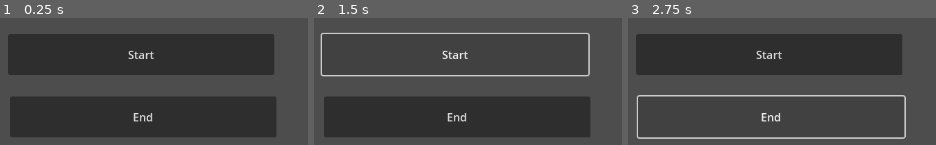
Above: before the commit, frames 1-3 (left to right).
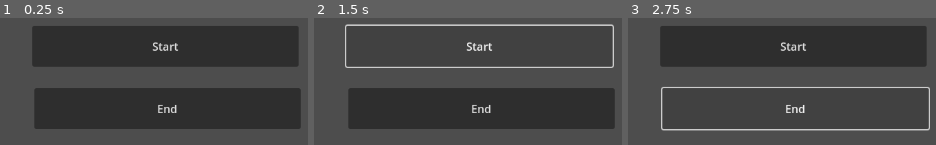
Above: after the commit, the same moments.

Repository: tvillega/DinoPlasmaStudios-MenuGame
Game: Godot game, scene res://scenes/main.tscn
Two runs of this game, one before a commit and one after it. Both use one fixed random seed, a clock stepped at 60 frames per second and the inputs below. The project has no main scene, so this scene is started directly.
Inputs:
- Up to frame 1 (0.25 s): no input
- Up to frame 2 (1.5 s): click "Start" at 0.5 s; click "Start" at 1.25 s
- Up to frame 3 (2.75 s): click "End" at 2 s

The runs differ from the first frame. In frame 1, 31% of the frame differs, in the area x 2-98%, y 6-94%; in frame 2, 22%; in frame 3, 21%.

Commit message:
forgot to save lol

Diff:
--- a/scenes/main.tscn
+++ b/scenes/main.tscn
@@ -6,36 +6,47 @@
 [sub_resource type="RectangleShape2D" id="RectangleShape2D_o5qli"]
 size = Vector2(1117.5, 45.25)
 
+[sub_resource type="RectangleShape2D" id="RectangleShape2D_0wfyh"]
+size = Vector2(92.5, 88.75)
+
 [node name="Main" type="Node2D"]
 
 [node name="Start" type="Area2D" parent="."]
 
 [node name="CollisionShape2D" type="CollisionShape2D" parent="Start"]
-position = Vector2(565.25, 122.75)
+position = Vector2(600.25, 110.75)
 shape = SubResource("RectangleShape2D_sgp6g")
 
 [node name="Button" type="Button" parent="Start"]
-offset_left = 372.0
-offset_top = 94.0
-offset_right = 756.0
-offset_bottom = 153.0
+offset_left = 407.0
+offset_top = 82.0
+offset_right = 791.0
+offset_bottom = 141.0
 text = "Start"
+metadata/_edit_use_anchors_ = true
 
 [node name="End" type="Area2D" parent="."]
 
 [node name="CollisionShape2D" type="CollisionShape2D" parent="End"]
-position = Vector2(567.25, 213.75)
+position = Vector2(602.25, 201.75)
 shape = SubResource("RectangleShape2D_sgp6g")
 
 [node name="Button" type="Button" parent="End"]
-offset_left = 375.0
-offset_top = 184.0
-offset_right = 759.0
-offset_bottom = 243.0
+offset_left = 410.0
+offset_top = 172.0
+offset_right = 794.0
+offset_bottom = 231.0
 text = "End"
+metadata/_edit_use_anchors_ = true
 
 [node name="Floor" type="Area2D" parent="."]
 
 [node name="CollisionShape2D" type="CollisionShape2D" parent="Floor"]
 position = Vector2(586.75, 609.375)
 shape = SubResource("RectangleShape2D_o5qli")
+
+[node name="Settings" type="Area2D" parent="."]
+
+[node name="CollisionShape2D" type="CollisionShape2D" parent="Settings"]
+position = Vector2(1070.25, 507.375)
+shape = SubResource("RectangleShape2D_0wfyh")
Not shown: 1 places in scenes/main.tscn that only renumber resources
